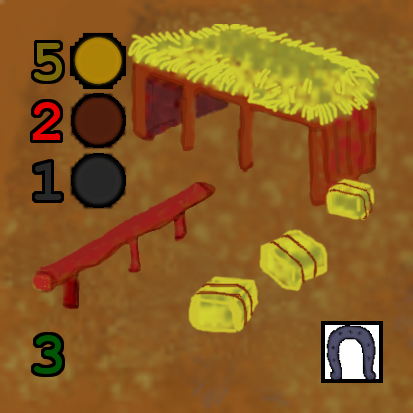
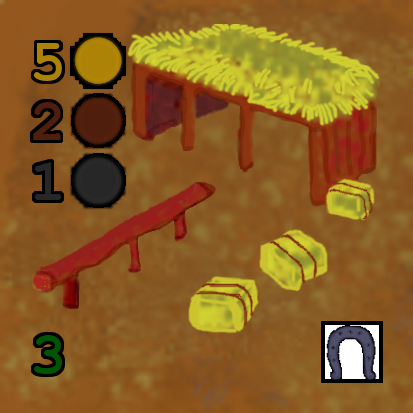
Comparing the layer stacks of the two w=413, h=413 images. Changes:
painted on "2" over [33, 102, 61, 140]
renamed "5 #1" to "5", painted on it over [33, 43, 62, 81]
